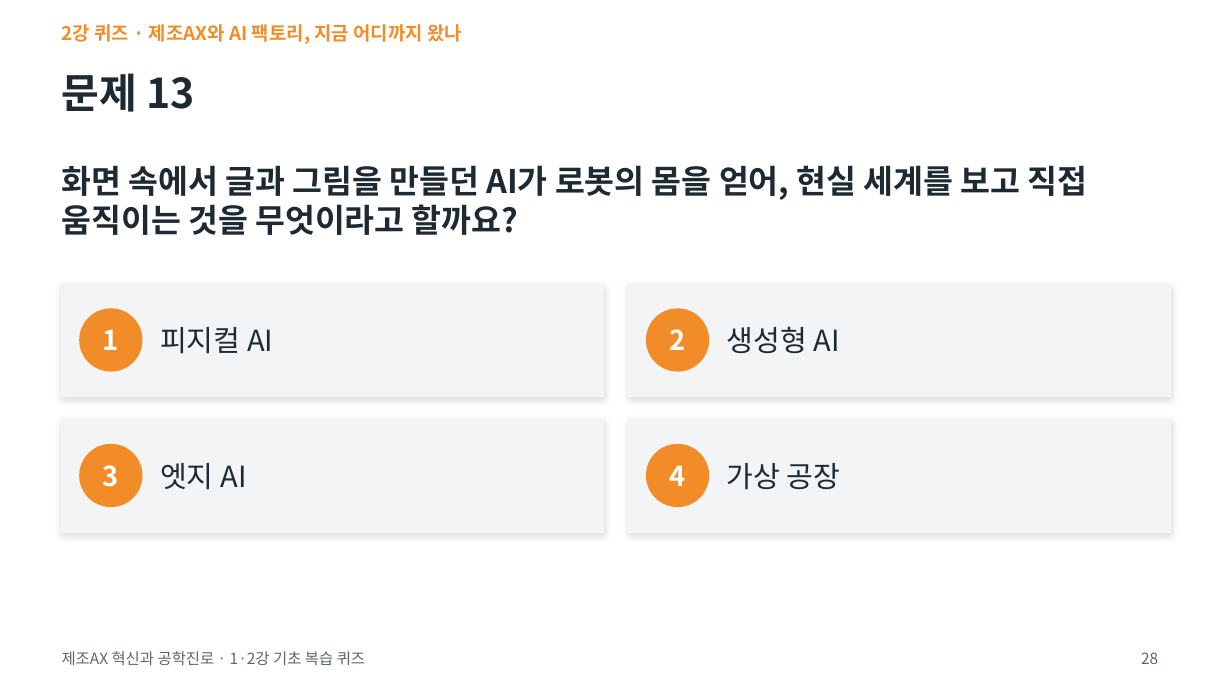
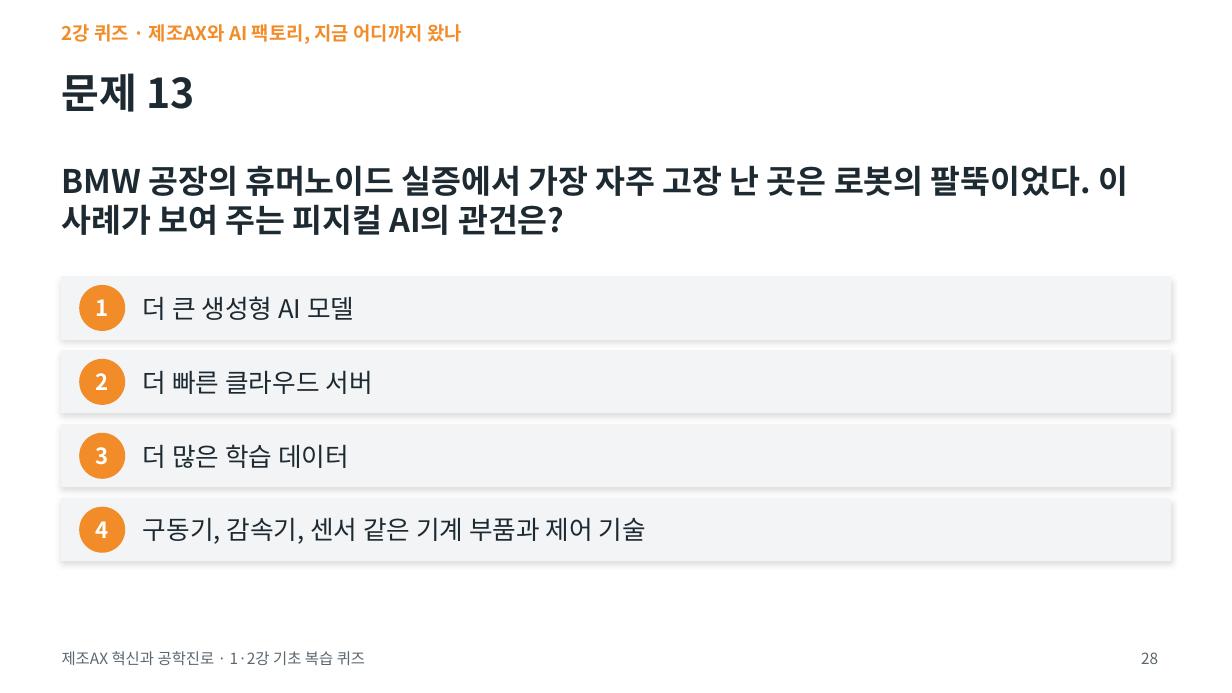
Before and after one commit to ykkimhgu/Intro-MCE-Freshman-Course, a slide deck: slide 28 of quiz12/1-2강_기초복습퀴즈.pptx. Drawn at 1232x693 pixels with LibreOffice and Linux fonts; fonts in the diff are those of the drawing. Boxes give left, top, right and bottom in pixels: in the first picture for what was removed or moved away, otherwise in the second. Text is boxed around its words. In the diff, an @@ line names an element or a change of style, - is before the commit and + after.

```diff
--- a/quiz12/1-2강_기초복습퀴즈.pptx
+++ b/quiz12/1-2강_기초복습퀴즈.pptx
@@ text at [62,165,1128,235]: text changed @@
-화면 속에서 글과 그림을 만들던 AI가 로봇의 몸을 얻어, 현실 세계를 보고 직접 움직이는 것을 무엇이라고 할까요?
+BMW 공장의 휴머노이드 실증에서 가장 자주 고장 난 곳은 로봇의 팔뚝이었다. 이 사례가 보여 주는 피지컬 AI의 관건은?
@@ rectangle: place and size @@
-rectangle at [62,283,604,397]
+rectangle at [62,277,1170,339]
@@ text "1": place and size @@
-text "1" at [103,329,119,350]
+text "1" at [96,299,109,316]
@@ ellipse: place and size @@
-ellipse at [80,309,142,371]
+ellipse at [80,286,124,330]
@@ text at [143,296,354,320]: text changed; size 17 to 15 pt @@
-피지컬 AI
+더 큰 생성형 AI 모델
@@ rectangle: place and size @@
-rectangle at [628,283,1170,397]
+rectangle at [62,351,1170,413]
@@ text "2": place and size @@
-text "2" at [669,329,685,350]
+text "2" at [96,373,109,390]
@@ ellipse: place and size @@
-ellipse at [647,309,708,371]
+ellipse at [80,360,124,404]
@@ text at [143,370,372,394]: text changed; size 17 to 15 pt @@
-생성형 AI
+더 빠른 클라우드 서버
@@ rectangle: place and size @@
-rectangle at [62,419,604,532]
+rectangle at [62,425,1170,487]
@@ text "3": place and size @@
-text "3" at [103,465,119,487]
+text "3" at [96,447,109,465]
@@ ellipse: place and size @@
-ellipse at [80,445,142,506]
+ellipse at [80,434,124,478]
@@ text at [143,444,349,468]: text changed; size 17 to 15 pt @@
-엣지 AI
+더 많은 학습 데이터
@@ text removed at [727,463,841,490] @@
-가상 공장
@@ rectangle: place and size @@
-rectangle at [628,419,1170,532]
+rectangle at [62,499,1170,561]
@@ size 16 to 13 pt in 4 elements at [96,447,109,465], [96,299,109,316], [96,373,109,390], [96,521,109,538] @@
@@ text "4": place and size @@
-text "4" at [669,465,685,486]
+text "4" at [96,521,109,538]
@@ ellipse: place and size @@
-ellipse at [647,445,708,506]
+ellipse at [80,508,124,552]
@@ text added at [143,517,646,544], 15 pt, text #1E2A32 @@
+구동기, 감속기, 센서 같은 기계 부품과 제어 기술
```
Also in this commit, not shown: 26 other slides changed, 3 slides added, 3 slides removed, 20 other files.
